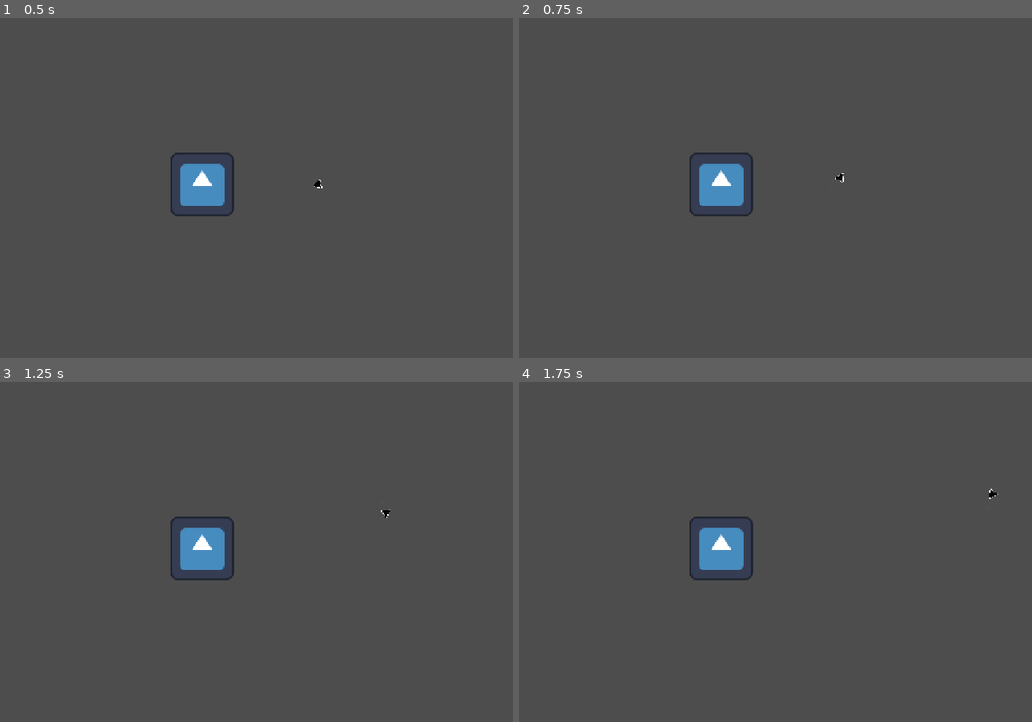
Above: before the commit, frames 1-4 (two rows, left to right).
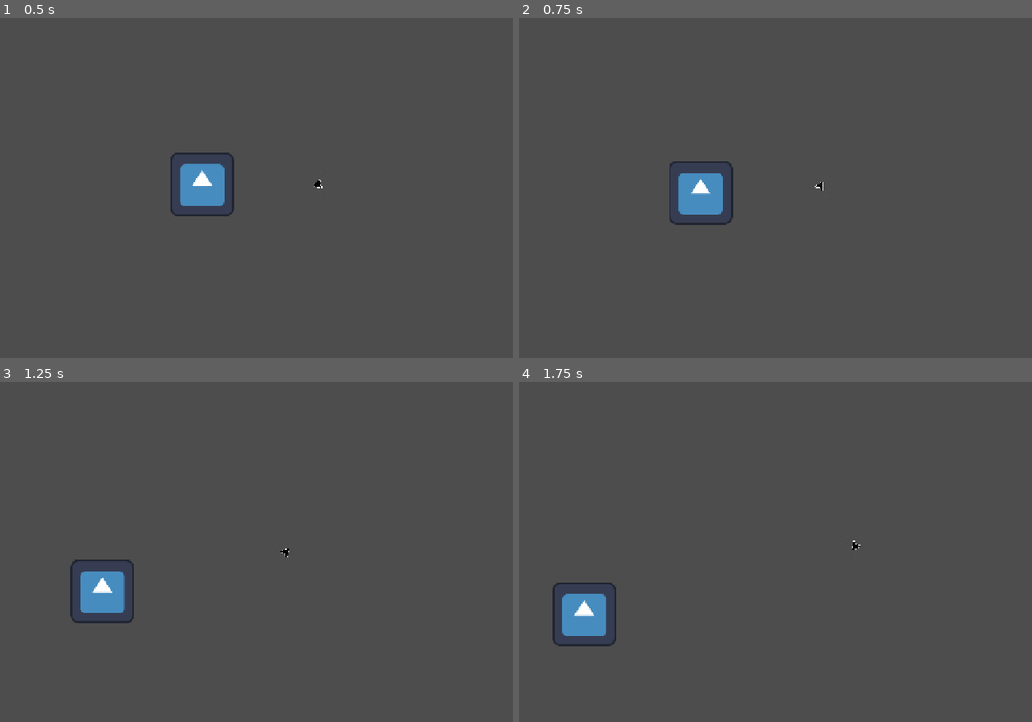
Above: after the commit, the same moments.

Repository: kokiheey/game-jam-repo
Game: Godot game, scene res://Scenes/TestScene.tscn
Two runs of this game, one before a commit and one after it. Both use one fixed random seed, a clock stepped at 60 frames per second and the inputs below. This scene is started directly instead of the project's main scene. The engine's default icon, where the game draws it, is replaced by a stand-in: a white triangle on a blue panel in a dark square.
Inputs (mouse positions are in pixels of both pictures, inside the frame that each line leads up to):
- Up to frame 1 (0.5 s): no input
- Up to frame 2 (0.75 s): tap Enter at 0.5 s; move the mouse to (975, 167) at 0.52 s; hold W (moveForward) from 0.53 s (still down)
- Up to frame 3 (1.25 s): keep holding W (moveForward)
- Up to frame 4 (1.75 s): move the mouse to (708, 565) at 1.27 s; release W (moveForward) at 1.28 s

Frame 1 is identical in both runs. In frame 2, 1.8% of the frame differs, in the area x 29-64%, y 39-61%; in frame 3, 2.8%; in frame 4, 2.8%, in the area x 6-94%, y 31-78%.

Commit message:
Added camera movement

Diff:
--- a/gmtk2026/Scenes/Player.tscn
+++ b/gmtk2026/Scenes/Player.tscn
@@ -1,7 +1,8 @@
 [gd_scene format=3 uid="uid://demcgqsqh7jh1"]
 
-[ext_resource type="Script" uid="uid://dtepcdyiq0fwh" path="res://Scripts/PlayerMovement.gd" id="1_kyqiw"]
+[ext_resource type="Script" uid="uid://dtepcdyiq0fwh" path="res://Scripts/player_movement.gd" id="1_kyqiw"]
 [ext_resource type="Texture2D" uid="uid://bgnhwvn7h7exk" path="res://Icons/SpaceShip.webp" id="1_rpqav"]
+[ext_resource type="Script" uid="uid://bunqj424ogm8p" path="res://Scripts/camera_follow.gd" id="3_gntrk"]
 
 [sub_resource type="CircleShape2D" id="CircleShape2D_033pi"]
 
@@ -17,3 +18,6 @@
 [node name="CollisionShape2D" type="CollisionShape2D" parent="." unique_id=1699651721]
 scale = Vector2(1.2799985, 1.2799985)
 shape = SubResource("CircleShape2D_033pi")
+
+[node name="Camera2D" type="Camera2D" parent="." unique_id=654693241]
+script = ExtResource("3_gntrk")
--- a/gmtk2026/Scenes/TestScene.tscn
+++ b/gmtk2026/Scenes/TestScene.tscn
@@ -1,14 +1,12 @@
 [gd_scene format=3 uid="uid://c1h6nkamqfxmg"]
 
-[ext_resource type="PackedScene" uid="uid://demcgqsqh7jh1" path="res://Scenes/Player.tscn" id="1_v1qfn"]
-[ext_resource type="Texture2D" uid="uid://ciuxyaoktugh5" path="res://icon.svg" id="2_hh5uf"]
+[ext_resource type="PackedScene" uid="uid://demcgqsqh7jh1" path="res://Scenes/Player.tscn" id="1_5lt6y"]
+[ext_resource type="Texture2D" uid="uid://ciuxyaoktugh5" path="res://icon.svg" id="2_8k7wh"]
 
 [node name="Node2D" type="Node2D" unique_id=1419377090]
 
-[node name="Player" parent="." unique_id=1991330775 instance=ExtResource("1_v1qfn")]
+[node name="Player" parent="." unique_id=1991330775 instance=ExtResource("1_5lt6y")]
 
 [node name="Sprite2D" type="Sprite2D" parent="." unique_id=635127622]
 position = Vector2(-234, 0)
-texture = ExtResource("2_hh5uf")
-
-[node name="Camera2D" type="Camera2D" parent="." unique_id=1711593366]
+texture = ExtResource("2_8k7wh")
--- /dev/null
+++ b/gmtk2026/Scripts/camera_follow.gd
@@ -0,0 +1,15 @@
+extends Camera2D
+
+@export var dir_offset := 80
+@export var smooth_speed := 2.5
+
+func _process(delta):
+	var center = get_viewport_rect().size / 2.0
+	var mouse = get_viewport().get_mouse_position()
+
+	var dir = mouse - center
+
+	if dir.length() > dir_offset:
+		dir = dir.normalized() * dir_offset
+
+	offset = offset.lerp(dir, smooth_speed * delta)
Not shown, added: gmtk2026/Scripts/camera_follow.gd.uid
Renamed: gmtk2026/Scripts/PlayerMovement.gd -> gmtk2026/Scripts/player_movement.gd
Renamed: gmtk2026/Scripts/PlayerMovement.gd.uid -> gmtk2026/Scripts/player_movement.gd.uid
